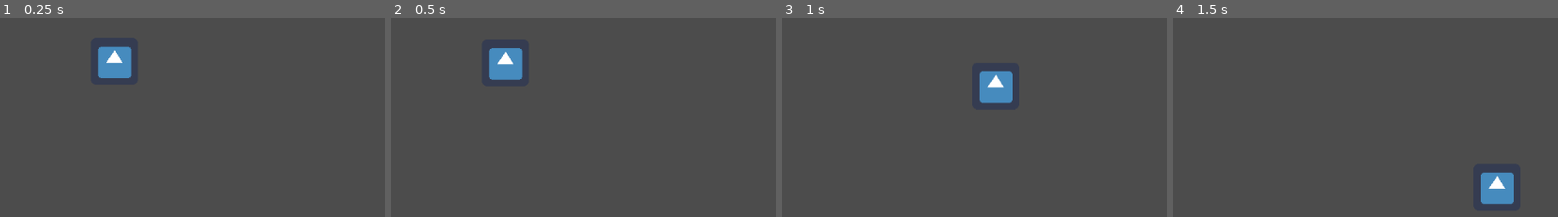
Above: before the commit, frames 1-4 (left to right).
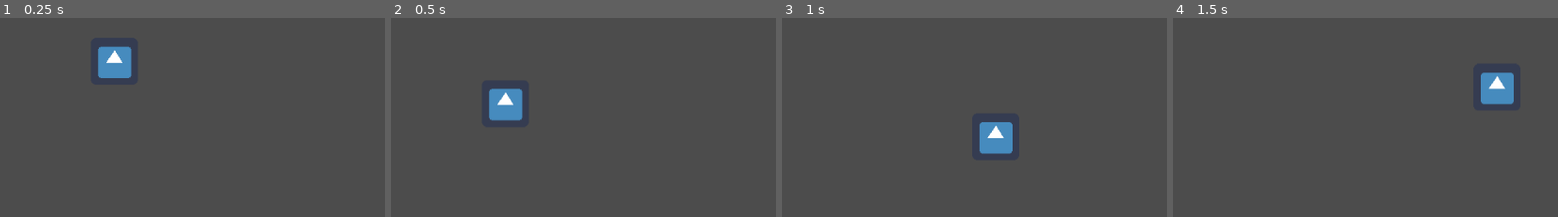
Above: after the commit, the same moments.

Repository: SanderVanhove/GDWJ-31
Game: Godot game, scene res://game.tscn
Two runs of this game, one before a commit and one after it. Both use one fixed random seed, a clock stepped at 60 frames per second and the inputs below. The engine's default icon, where the game draws it, is replaced by a stand-in: a white triangle on a blue panel in a dark square.
Inputs:
- Up to frame 1 (0.25 s): no input
- Up to frame 2 (0.5 s): no input
- Up to frame 3 (1 s): hold Right (ui_right) from 0.53 s (still down); tap Up (ui_up) at 0.77 s
- Up to frame 4 (1.5 s): keep holding Right (ui_right)

Frame 1 is identical in both runs. In frame 2, 2.8% of the frame differs, in the area x 25-35%, y 15-52%; in frame 3, 2.8%; in frame 4, 2.8%.

Commit message:
Added spike and a few bug fixes
Really self? bugs? already? jeez

Diff:
--- a/Game Jam Game/game.tscn
+++ b/Game Jam Game/game.tscn
@@ -1,6 +1,7 @@
-[gd_scene load_steps=5 format=2]
+[gd_scene load_steps=6 format=2]
 
 [ext_resource path="res://scenes/player.tscn" type="PackedScene" id=1]
+[ext_resource path="res://scenes/spike.tscn" type="PackedScene" id=2]
 
 [sub_resource type="RectangleShape2D" id=1]
 extents = Vector2( 512, 32 )
@@ -9,6 +10,7 @@
 extents = Vector2( 16, 272 )
 
 [sub_resource type="RectangleShape2D" id=3]
+extents = Vector2( 128, 16 )
 
 [node name="world" type="Node"]
 
@@ -19,38 +21,50 @@
 [node name="walls" type="Node" parent="."]
 
 [node name="wall" type="StaticBody2D" parent="walls"]
+position = Vector2( 512, 576 )
 __meta__ = {
 "_edit_group_": true
 }
 
 [node name="wall_collision" type="CollisionShape2D" parent="walls/wall"]
-position = Vector2( 512, 576 )
 shape = SubResource( 1 )
 
 [node name="wall2" type="StaticBody2D" parent="walls"]
-position = Vector2( 0, -576 )
+position = Vector2( 0, -560 )
+__meta__ = {
+"_edit_group_": true
+}
 
 [node name="wall_collision" type="CollisionShape2D" parent="walls/wall2"]
 position = Vector2( 512, 544 )
 shape = SubResource( 1 )
+
+[node name="wall3" type="StaticBody2D" parent="walls"]
+position = Vector2( 0, 272 )
 __meta__ = {
 "_edit_group_": true
 }
 
-[node name="wall3" type="StaticBody2D" parent="walls"]
-
 [node name="CollisionShape2D" type="CollisionShape2D" parent="walls/wall3"]
-position = Vector2( -16, 272 )
 shape = SubResource( 2 )
 
 [node name="wall4" type="StaticBody2D" parent="walls"]
+position = Vector2( 1024, 272 )
+__meta__ = {
+"_edit_group_": true
+}
 
 [node name="CollisionShape2D" type="CollisionShape2D" parent="walls/wall4"]
-position = Vector2( 1040, 272 )
 shape = SubResource( 2 )
 
 [node name="wall5" type="StaticBody2D" parent="walls"]
+position = Vector2( 320, 480 )
+__meta__ = {
+"_edit_group_": true
+}
 
 [node name="CollisionShape2D" type="CollisionShape2D" parent="walls/wall5"]
-position = Vector2( 656, 384 )
 shape = SubResource( 3 )
+
+[node name="spike" parent="." instance=ExtResource( 2 )]
+position = Vector2( 512, 544 )
--- /dev/null
+++ b/Game Jam Game/scenes/spike.tscn
@@ -0,0 +1,10 @@
+[gd_scene load_steps=2 format=2]
+
+[ext_resource path="res://scripts/spike.gd" type="Script" id=1]
+
+[node name="spike" type="Area2D"]
+script = ExtResource( 1 )
+
+[node name="CollisionPolygon2D" type="CollisionPolygon2D" parent="."]
+polygon = PoolVector2Array( -16, 0, 0, -32, 16, 0 )
+[connection signal="body_entered" from="." to="." method="_on_spike_body_entered"]
--- a/Game Jam Game/scripts/player.gd
+++ b/Game Jam Game/scripts/player.gd
@@ -18,8 +18,14 @@
 # go ahead and guess what this is
 var velocity := Vector2()
 
+# starting position
+var starting_position = Vector2()
+
 # state machine
 var state = states.REGULAR
+
+func _ready():
+	starting_position = position
 
 func _physics_process(delta):
 	# resetting velocity
@@ -53,3 +59,8 @@
 
 	# changing position
 	move_and_slide(velocity, UP)
+
+func _die():
+	velocity.y = 0
+	# death animation/particles or whatever
+	position = starting_position
--- /dev/null
+++ b/Game Jam Game/scripts/spike.gd
@@ -0,0 +1,8 @@
+extends Area2D
+
+signal die
+
+func _on_spike_body_entered(body):
+	connect("die", body, "_die")
+	emit_signal("die")
+	disconnect("die", body, "_die")
